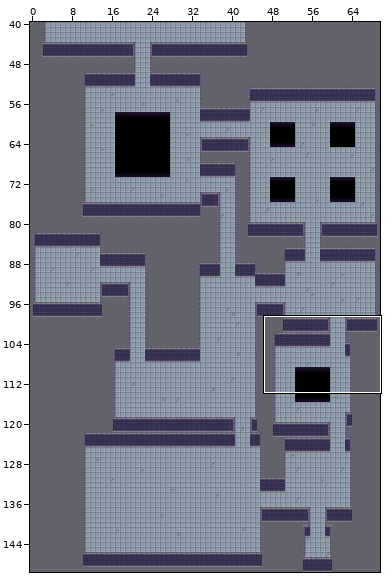
Two versions of a level (Tiled map (JSON), res/tiled/LEVELS/Level_0001.json). The picture above shows the old version from afar; the outline marks the close-up.
Close-up. As it was:
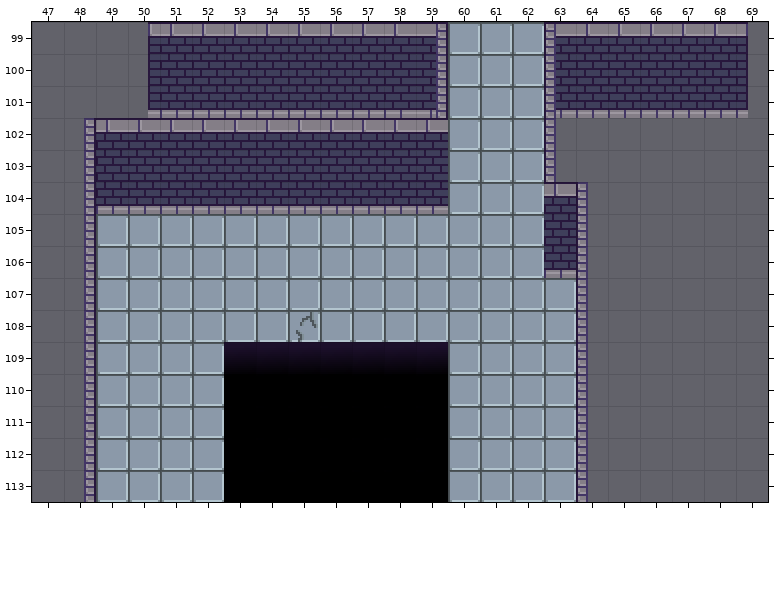
Cells are 16x16 px. Shown: x 47..69, y 99..113.
The result:
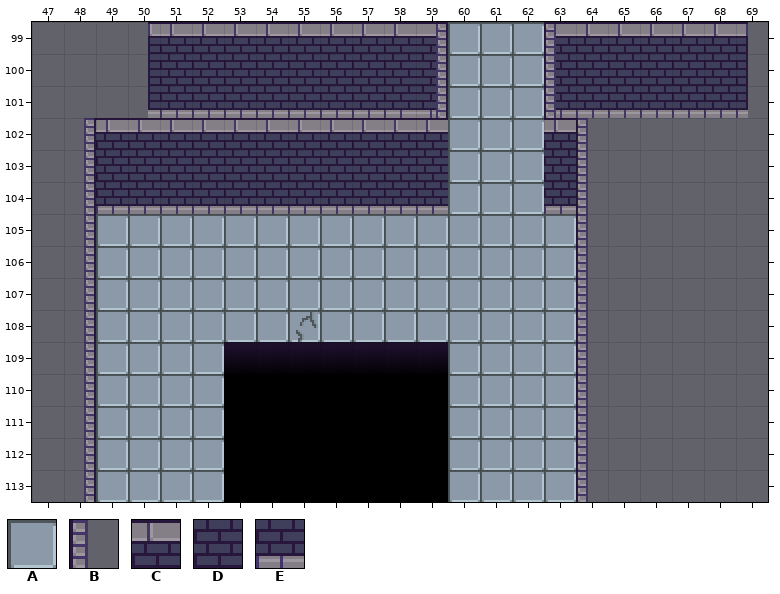
Key: from "Prod": A 19, B 20, C 35, D 51, E 67.
_ is an empty cell.
Changes in this commit:
{"where": "layer \"Layer_BASE\""}
{"y":102,"x":63,"old":"B_","new":"CB"}
{"y":103,"x":63,"old":"B_","new":"DB"}
{"y":104,"x":63,"old":"C","new":"E"}
{"y":105,"x":63,"old":"D","new":"A"}
{"y":106,"x":63,"old":"E","new":"A"}
